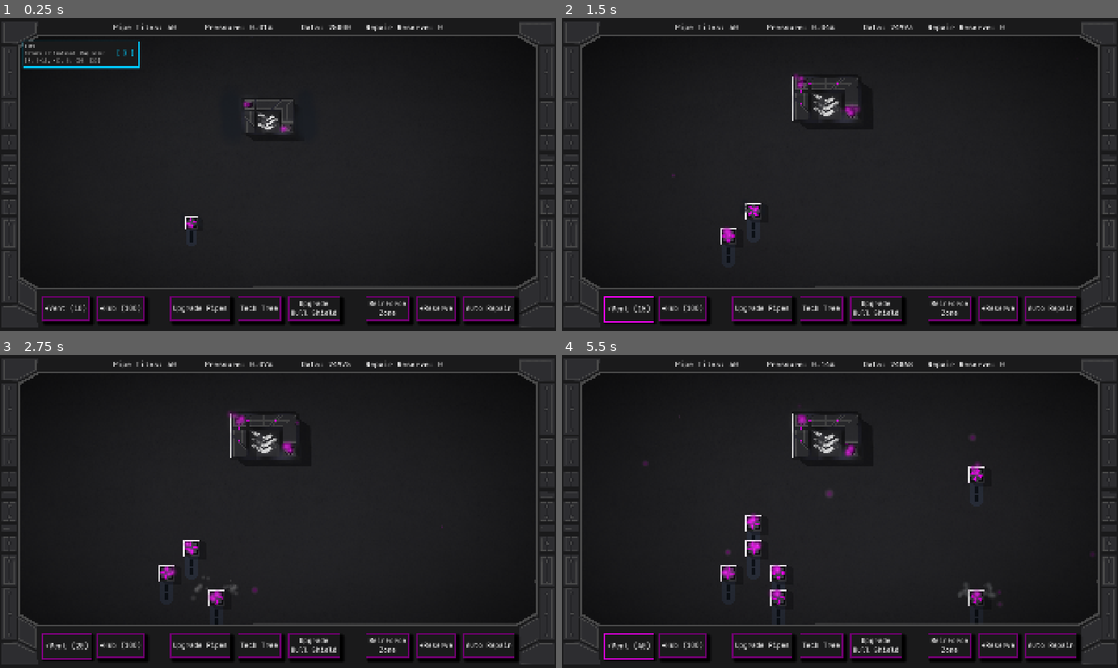
Above: before the commit, frames 1-4 (two rows, left to right).
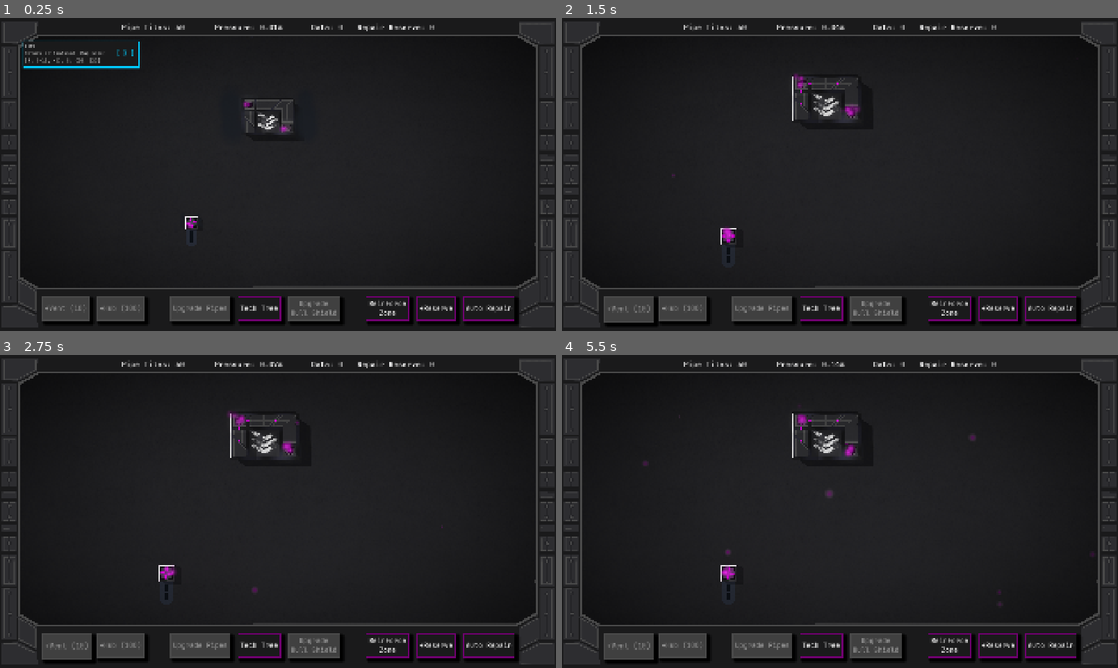
Above: after the commit, the same moments.

Repository: jravalani/helix_protocol_4
Game: Godot game, scene res://Scenes/main.tscn
Two runs of this game, one before a commit and one after it. Both use one fixed random seed, a clock stepped at 60 frames per second and the inputs below.
Inputs (mouse positions are in pixels of both pictures, inside the frame that each line leads up to):
- Up to frame 1 (0.25 s): no input
- Up to frame 2 (1.5 s): click "[ X ]" at 0.5 s; click (628, 309) at 1.25 s, where only the run before the commit has a clickable "+Vent (10)"
- Up to frame 3 (2.75 s): click (66, 646) at 2 s, where only the run before the commit has a clickable "+Vent (15)"
- Up to frame 4 (5.5 s): click (628, 646) at 2.75 s, where only the run before the commit has a clickable "+Vent (20)"; click (628, 646) at 3.5 s, where only the run before the commit has a clickable "+Vent (25)"; click (628, 646) at 4.25 s, where only the run before the commit has a clickable "+Vent (30)"; click (628, 646) at 5 s, where only the run before the commit has a clickable "+Vent (35)"

The runs differ from the first frame. In frame 1, 3.3% of the frame differs, in the area x 7-80%, y 1-97%; in frame 2, 3.5%; in frame 3, 3.7%; in frame 4, 4.2%, in the area x 7-80%, y 1-99%.

Commit message:
game_data script changes.

Diff:
--- a/Globals/game_data.gd
+++ b/Globals/game_data.gd
@@ -102,7 +102,7 @@
 ## =============================================================================
 
 var lifetime_data_earned: int = 0
-var total_data: int = 25000
+var total_data: int = 0
 var previous_threshold: int = 0
 var score_to_next_reward: int = 30
 
--- a/Scenes/tooltip_manager.tscn
+++ b/Scenes/tooltip_manager.tscn
@@ -1,7 +1,7 @@
-[gd_scene format=3 uid="uid://tooltip_manager_scene"]
+[gd_scene format=3 uid="uid://bqhhld6ffstxv"]
 
-[ext_resource type="Script" uid="uid://tooltip_manager_script" path="res://Globals/tooltip_manager.gd" id="1_script"]
+[ext_resource type="Script" uid="uid://dikert2en6371" path="res://Globals/tooltip_manager.gd" id="1_script"]
 
-[node name="TooltipManager" type="CanvasLayer"]
+[node name="TooltipManager" type="CanvasLayer" unique_id=1309236023]
 layer = 12
 script = ExtResource("1_script")
